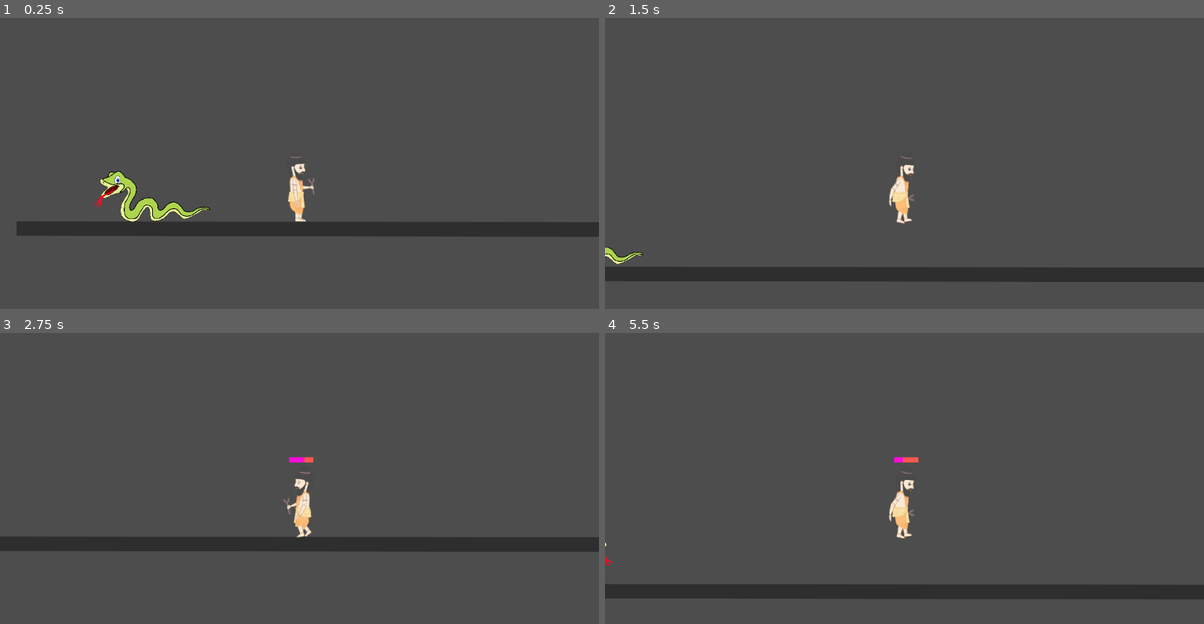
Above: before the commit, frames 1-4 (two rows, left to right).
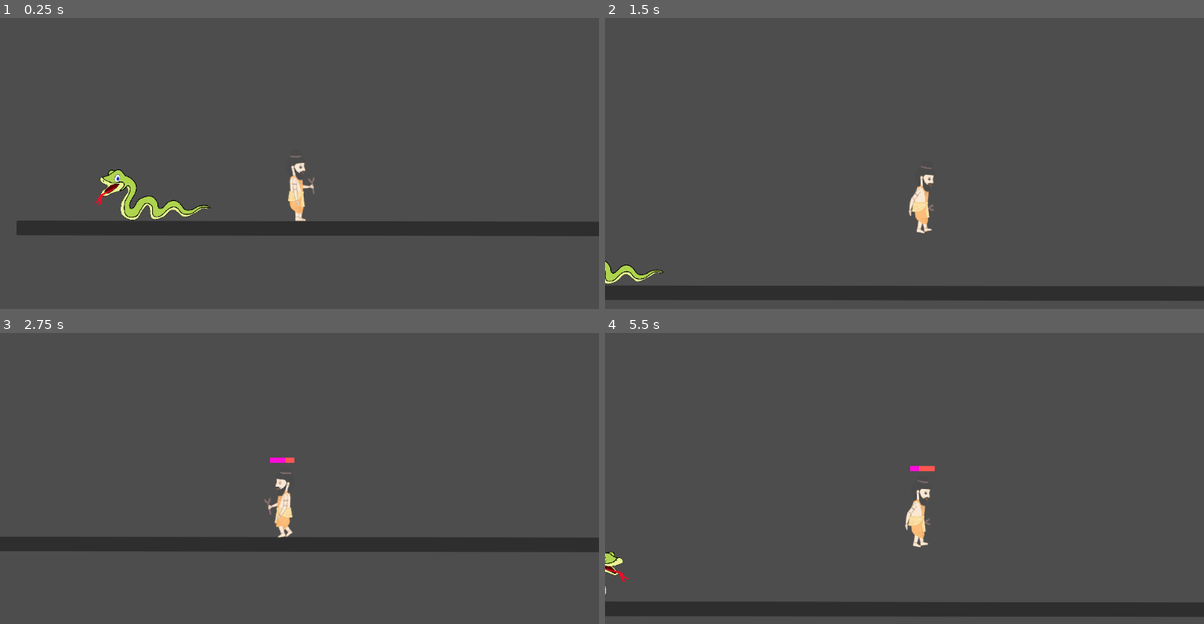
Above: after the commit, the same moments.

Repository: KartikWatts/games
Game: Godot game, scene res://world.tscn
Two runs of this game, one before a commit and one after it. Both use one fixed random seed, a clock stepped at 60 frames per second and the inputs below.
Inputs:
- Up to frame 1 (0.25 s): no input
- Up to frame 2 (1.5 s): tap Enter (ui_accept) at 0.5, 0.77 s; hold Right (ui_right) from 0.53 s (still down); tap Ctrl (player_attack) at 0.6, 1.35 s
- Up to frame 3 (2.75 s): tap Enter (ui_accept) at 1.52 s; release Right (ui_right) at 2.03 s; hold Left (ui_left) from 2.03 s (still down); tap Ctrl (player_attack) at 2.1 s
- Up to frame 4 (5.5 s): release Left (ui_left) at 2.78 s; hold Right (ui_right) 2.78-4.28 s; tap Ctrl (player_attack) every 0.75 s from 2.85 to 5.1 s; tap Enter (ui_accept) at 3.02, 3.77, 4.52 s; hold Left (ui_left) 4.28-5.03 s; hold Right (ui_right) from 5.03 s (still down)

The runs differ from the first frame. In frame 1, 0.9% of the frame differs, in the area x 2-100%, y 47-76%; in frame 2, 11%; in frame 3, 1.0%; in frame 4, 11%, in the area x 0-100%, y 42-98%.

Commit message:
creating actual hurt boxes and hit boxes

Diff:
--- a/games/violest/violest/mobs/snake.gd
+++ b/games/violest/violest/mobs/snake.gd
@@ -8,6 +8,7 @@
 @onready var _player_check_ray = $PlayerCheckRay
 @onready var _floor_check_ray = $FloorCheckRay
 @onready var _attack_timer = $AttackTimer
+@onready var _snake_hurt_box = $SnakeHurtBox
 
 var gravity = ProjectSettings.get_setting("physics/2d/default_gravity")
 var direction = -1
@@ -41,8 +42,10 @@
 	if direction == -1:
 		_sprite_2d.flip_h = false
 		_floor_check_ray.target_position.x= 0
+		_snake_hurt_box.scale = Vector2(1,1)
 	elif direction == 1:
 		_sprite_2d.flip_h = true
+		_snake_hurt_box.scale = Vector2(-1,1)
 
 	_player_check_ray.target_position.x = ATTACK_RANGE * direction
 
--- a/games/violest/violest/mobs/snake.tscn
+++ b/games/violest/violest/mobs/snake.tscn
@@ -1,10 +1,11 @@
-[gd_scene load_steps=8 format=3 uid="uid://dd4ckfm6xvwhh"]
+[gd_scene load_steps=9 format=3 uid="uid://qeckl4fceqn1"]
 
 [ext_resource type="Texture2D" uid="uid://dndig7efyxp3x" path="res://assets/snake.png" id="1_77v1g"]
 [ext_resource type="Script" path="res://mobs/snake.gd" id="1_kl32n"]
+[ext_resource type="Script" path="res://mobs/snake_hurt_box.gd" id="3_w5rvu"]
 
 [sub_resource type="CapsuleShape2D" id="CapsuleShape2D_srex1"]
-radius = 30.9996
+radius = 66.0
 height = 335.975
 
 [sub_resource type="Animation" id="Animation_64qdo"]
@@ -64,11 +65,10 @@
 
 [node name="Snake" type="CharacterBody2D"]
 collision_layer = 4
-collision_mask = 2
+collision_mask = 10
 script = ExtResource("1_kl32n")
 
 [node name="CollisionShape2D" type="CollisionShape2D" parent="."]
-position = Vector2(0, 32)
 rotation = 1.5708
 shape = SubResource("CapsuleShape2D_srex1")
 
@@ -96,3 +96,13 @@
 [node name="AttackTimer" type="Timer" parent="."]
 wait_time = 2.0
 one_shot = true
+
+[node name="SnakeHurtBox" type="Area2D" parent="."]
+collision_layer = 4
+collision_mask = 9
+script = ExtResource("3_w5rvu")
+
+[node name="CollisionPolygon2D" type="CollisionPolygon2D" parent="SnakeHurtBox"]
+polygon = PackedVector2Array(-168, 6, -167, -21, -109, -71, -75, -71, -31, -30, -31, 3, 147, 3, 146, 64, -108, 66)
+
+[connection signal="area_entered" from="SnakeHurtBox" to="SnakeHurtBox" method="_on_area_entered"]
--- /dev/null
+++ b/games/violest/violest/mobs/snake_hurt_box.gd
@@ -0,0 +1,10 @@
+class_name Enemy
+extends Area2D
+
+func hurt():
+	get_parent().queue_free()
+
+
+func _on_area_entered(body):
+	if body is Player:
+		body.hurt()
--- a/games/violest/violest/player/magic_ball.gd
+++ b/games/violest/violest/player/magic_ball.gd
@@ -12,3 +12,9 @@
 
 func _on_visible_on_screen_notifier_2d_screen_exited():
 	queue_free()
+
+
+func _on_area_entered(area):
+	if area is Enemy:
+		area.hurt()
+		queue_free()
--- a/games/violest/violest/player/magic_ball.tscn
+++ b/games/violest/violest/player/magic_ball.tscn
@@ -5,9 +5,11 @@
 [ext_resource type="PackedScene" uid="uid://q3u8jhehvod0" path="res://player/god_particle.tscn" id="3_up34l"]
 
 [sub_resource type="CircleShape2D" id="CircleShape2D_rvw1r"]
-radius = 18.2483
+radius = 26.0768
 
 [node name="MagicBall" type="Area2D"]
+collision_layer = 8
+collision_mask = 4
 script = ExtResource("1_3bx8h")
 
 [node name="CollisionShape2D" type="CollisionShape2D" parent="."]
@@ -22,4 +24,5 @@
 position = Vector2(0, 34)
 scale = Vector2(0.625, 0.4)
 
+[connection signal="area_entered" from="." to="." method="_on_area_entered"]
 [connection signal="screen_exited" from="VisibleOnScreenNotifier2D" to="." method="_on_visible_on_screen_notifier_2d_screen_exited"]
--- a/games/violest/violest/player/player.gd
+++ b/games/violest/violest/player/player.gd
@@ -4,7 +4,7 @@
 signal magic_ball_shoot(magic_ball_scene, location)
 
 const SPEED = 300.0
-const JUMP_VELOCITY = -600.0
+const JUMP_VELOCITY = -625.0
 const WAND_MAGIC_MARGIN = 25
 
 var magic_ball = preload("res://player/magic_ball.tscn")
--- a/games/violest/violest/player/player.tscn
+++ b/games/violest/violest/player/player.tscn
@@ -1,7 +1,8 @@
-[gd_scene load_steps=12 format=3 uid="uid://dpyxjvkwhg81l"]
+[gd_scene load_steps=13 format=3 uid="uid://dpyxjvkwhg81l"]
 
 [ext_resource type="Script" path="res://player/player.gd" id="1_yo214"]
 [ext_resource type="Texture2D" uid="uid://dibgvbwcmovfk" path="res://assets/player_sprite_sheet.png" id="2_tyg8v"]
+[ext_resource type="Script" path="res://player/player_hurt_box.gd" id="3_sni0i"]
 
 [sub_resource type="CapsuleShape2D" id="CapsuleShape2D_cim72"]
 radius = 29.0
@@ -127,6 +128,7 @@
 
 [node name="Camera2D" type="Camera2D" parent="."]
 zoom = Vector2(0.7, 0.7)
+position_smoothing_enabled = true
 
 [node name="WandMarker" type="Marker2D" parent="."]
 position = Vector2(29, -27)
@@ -145,4 +147,10 @@
 rounded = true
 show_percentage = false
 
+[node name="PlayerHurtBox" type="Area2D" parent="."]
+script = ExtResource("3_sni0i")
+
+[node name="CollisionShape2D2" type="CollisionShape2D" parent="PlayerHurtBox"]
+shape = SubResource("CapsuleShape2D_cim72")
+
 [connection signal="timeout" from="ShootTimer" to="." method="_on_shoot_timer_timeout"]
--- /dev/null
+++ b/games/violest/violest/player/player_hurt_box.gd
@@ -0,0 +1,5 @@
+class_name Player
+extends Area2D
+
+func hurt():
+	get_parent().queue_free()
--- a/games/violest/violest/project.godot
+++ b/games/violest/violest/project.godot
@@ -29,6 +29,7 @@
 2d_physics/layer_2="Environment"
 2d_physics/layer_3="Mob"
 2d_physics/layer_4="MagicBall"
+2d_physics/layer_5="PoisonStream"
 
 [rendering]
 
Not shown: 1 places in games/violest/violest/world.tscn that only renumber resources
